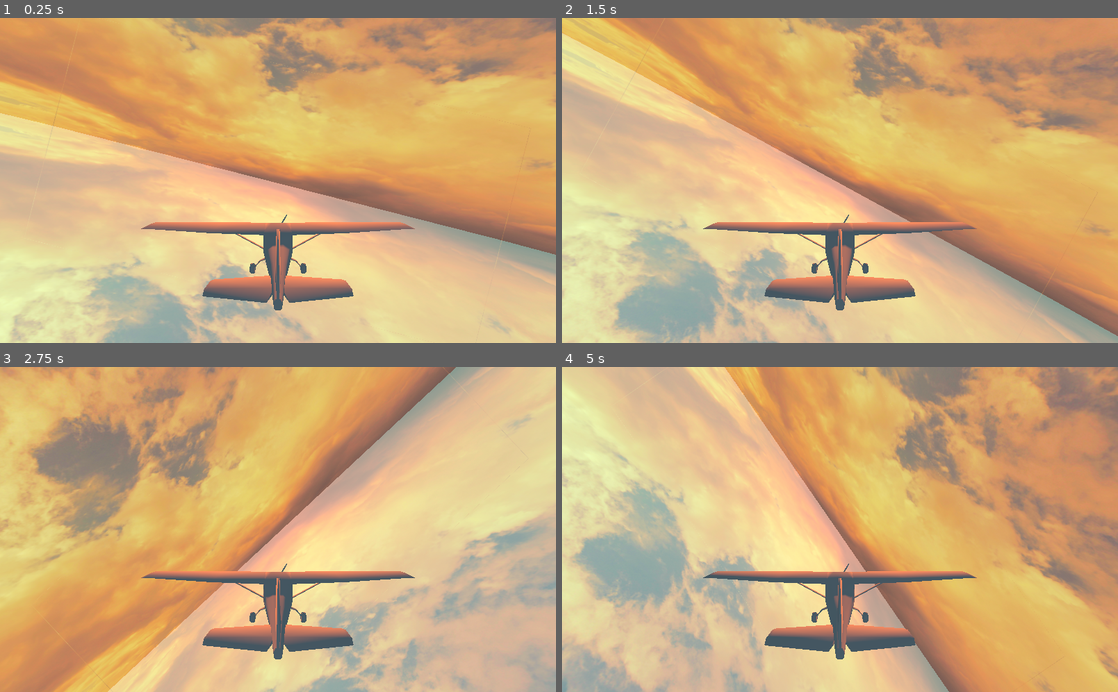
Above: before the commit, frames 1-4 (two rows, left to right).
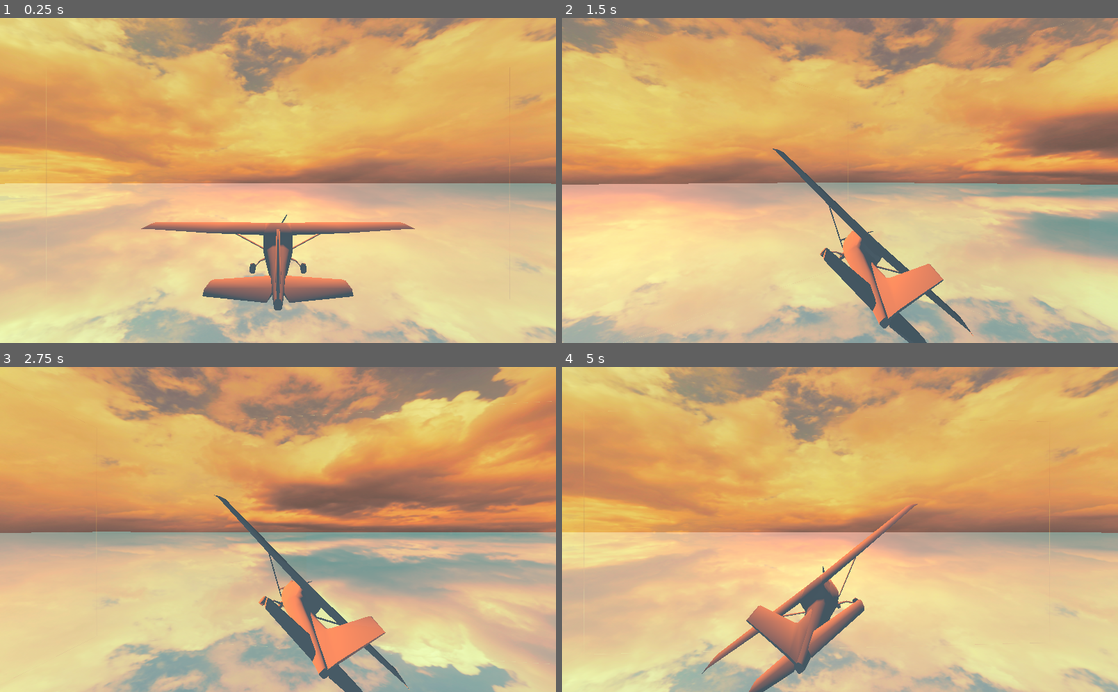
Above: after the commit, the same moments.

Repository: RichoM/SunsetFlight
Game: Godot game, scene res://main.tscn
Same seed, same stepped clock (60 frames per second), same inputs: the game is played once before the commit and once after it.
Inputs:
- Up to frame 1 (0.25 s): no input
- Up to frame 2 (1.5 s): hold Right (ui_right) 0.53-1.28 s; hold Down (ui_down) from 1.28 s (still down)
- Up to frame 3 (2.75 s): release Down (ui_down) at 2.03 s; hold Right (ui_right) from 2.03 s (still down)
- Up to frame 4 (5 s): release Right (ui_right) at 2.78 s; hold Up (ui_up) 2.78-3.53 s; hold Left (ui_left) from 3.53 s (still down)

The runs differ from the first frame. In frame 1, 51% of the frame differs, in the area x 0-100%, y 0-100%; in frame 2, 74%; in frame 3, 82%; in frame 4, 80%.

Commit message:
Improved the airplane script

Diff:
--- a/airplane.gd
+++ b/airplane.gd
@@ -1,23 +1,20 @@
 extends Spatial
 
+var mesh
 
-# Declare member variables here. Examples:
-# var a = 2
-# var b = "text"
-var angle = 1
+var min_angle = deg2rad(-45)
+var max_angle = deg2rad(45)
 
+func _ready():
+	mesh = $MeshInstance
 
-# Called when the node enters the scene tree for the first time.
-func _ready():
-	pass # Replace with function body.
-
-
-# Called every frame. 'delta' is the elapsed time since the previous frame.
 func _process(delta):
-	#print(rotation)
-	if rotation.z <= -1:
-		angle = -1
-	elif rotation.z >= 1:
-		angle = 1
-
-	rotate(Vector3.FORWARD, angle * delta)
+	print(mesh.rotation.z)
+	if Input.is_action_pressed("ui_left"):
+		rotation.y += delta
+		mesh.rotation.z -= delta
+		if mesh.rotation.z < min_angle: mesh.rotation.z = min_angle
+	elif Input.is_action_pressed("ui_right"):
+		rotation.y -= delta
+		mesh.rotation.z += delta
+		if mesh.rotation.z > max_angle: mesh.rotation.z = max_angle
